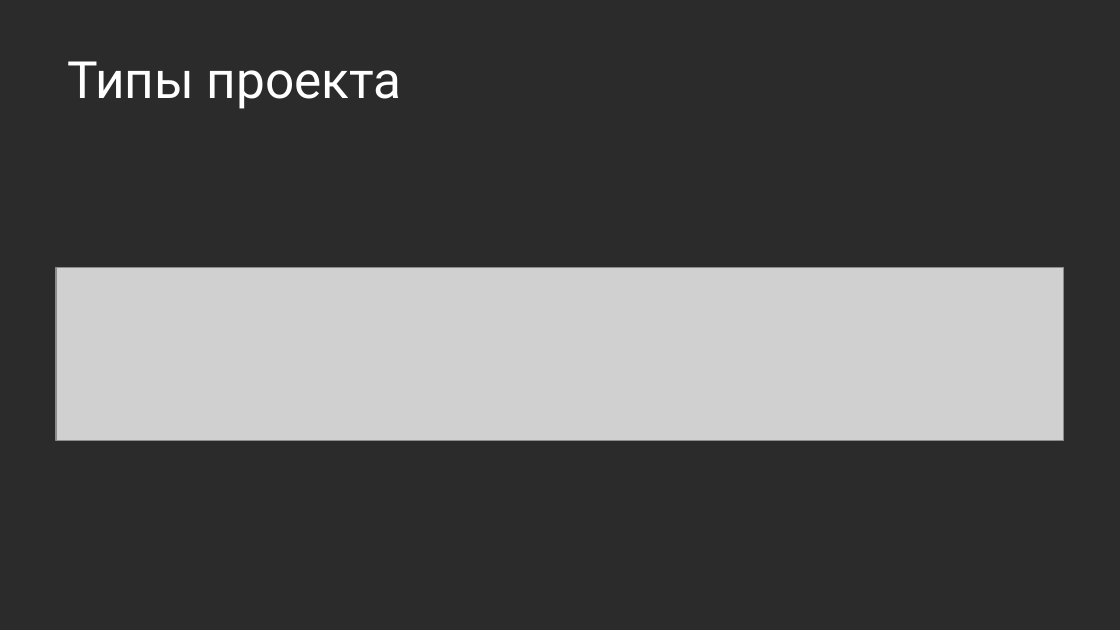
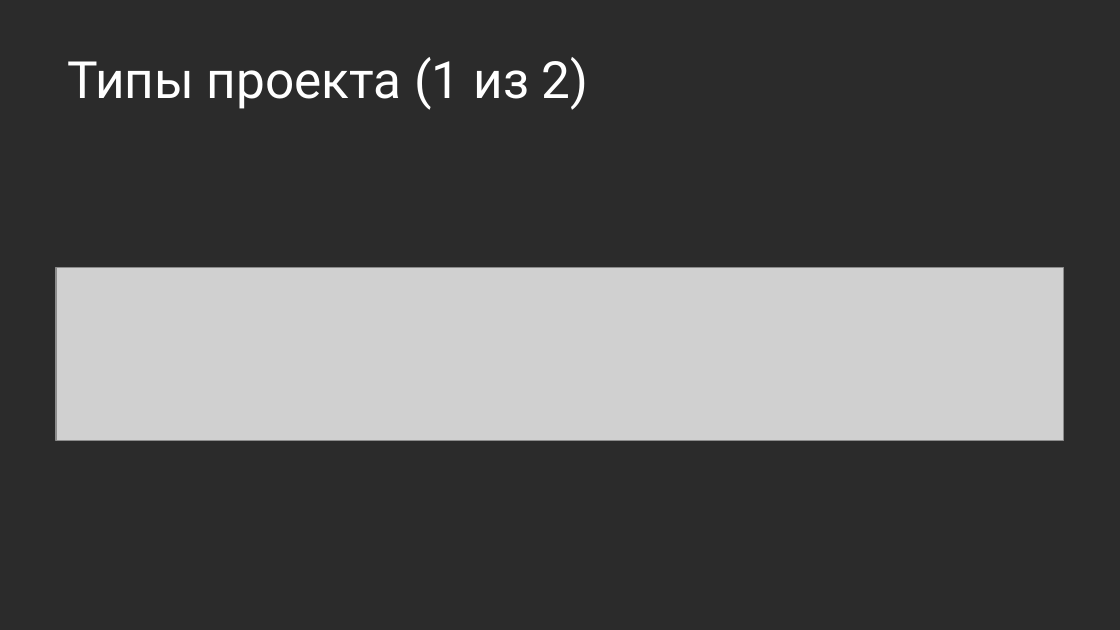
Before and after one commit to Marwolaeth/OTUS_R4DA, a slide deck: slide 21 of 01-Quarto/slides_draft.pptx (slide 20 before the commit). Drawn at 1120x630 pixels with LibreOffice and Linux fonts; fonts in the diff are those of the drawing; grey boxes stand for pictures; background and template pictures are left out; a plain dark background stands for a picture behind light text. Boxes give left, top, right and bottom in pixels: in the first picture for what was removed or moved away, otherwise in the second. Text is boxed around its words. In the diff, an @@ line names an element or a change of style, - is before the commit and + after.

```diff
--- a/01-Quarto/slides_draft.pptx
+++ b/01-Quarto/slides_draft.pptx
@@ title at [67, 57, 589, 110]: text changed @@
-Типы проекта
+Типы проекта (1 из 2)
```
Also in this commit, not shown: 1 other slide changed, 6 slides added, 3 other files.
